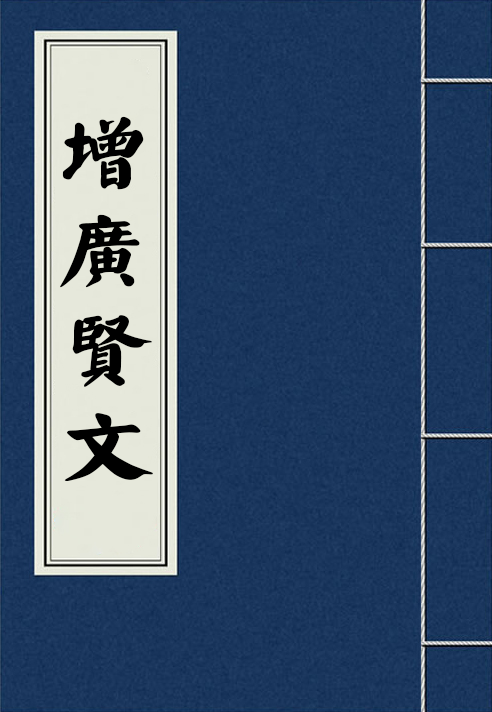
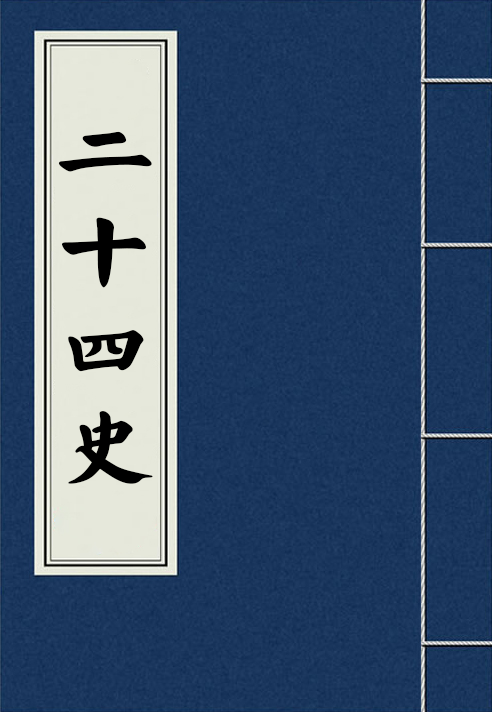
Comparing the layer stacks of the two 492 x 712 images. Changes:
renamed "增广贤文" to "二十四史", painted on it over (58, 116, 153, 484)
